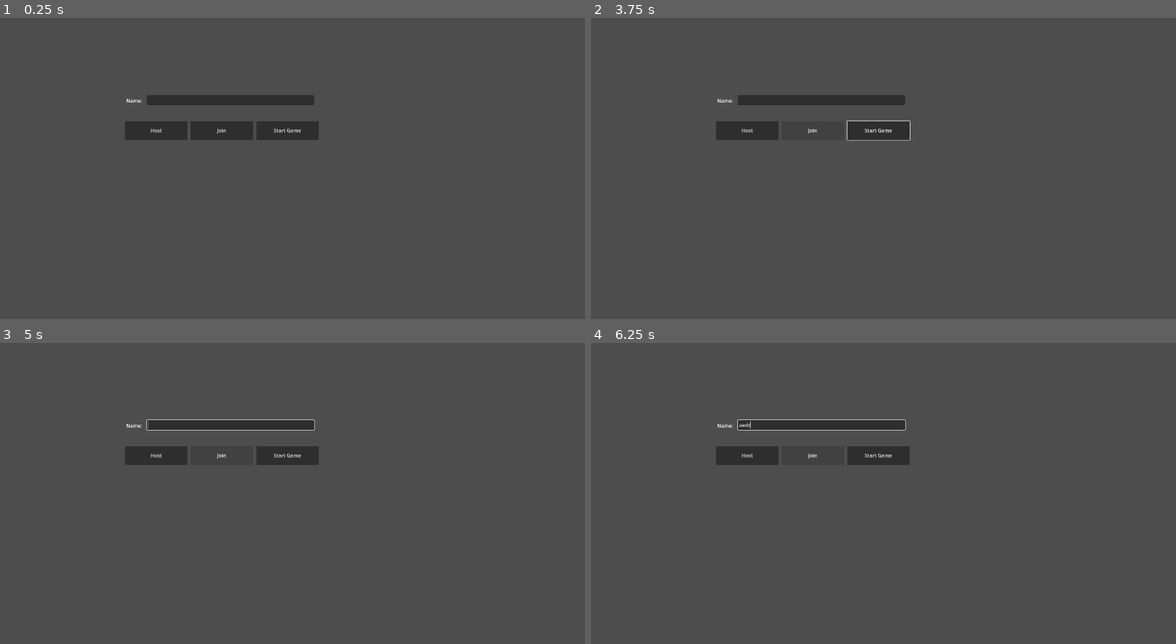
Above: before the commit, frames 1-4 (two rows, left to right).
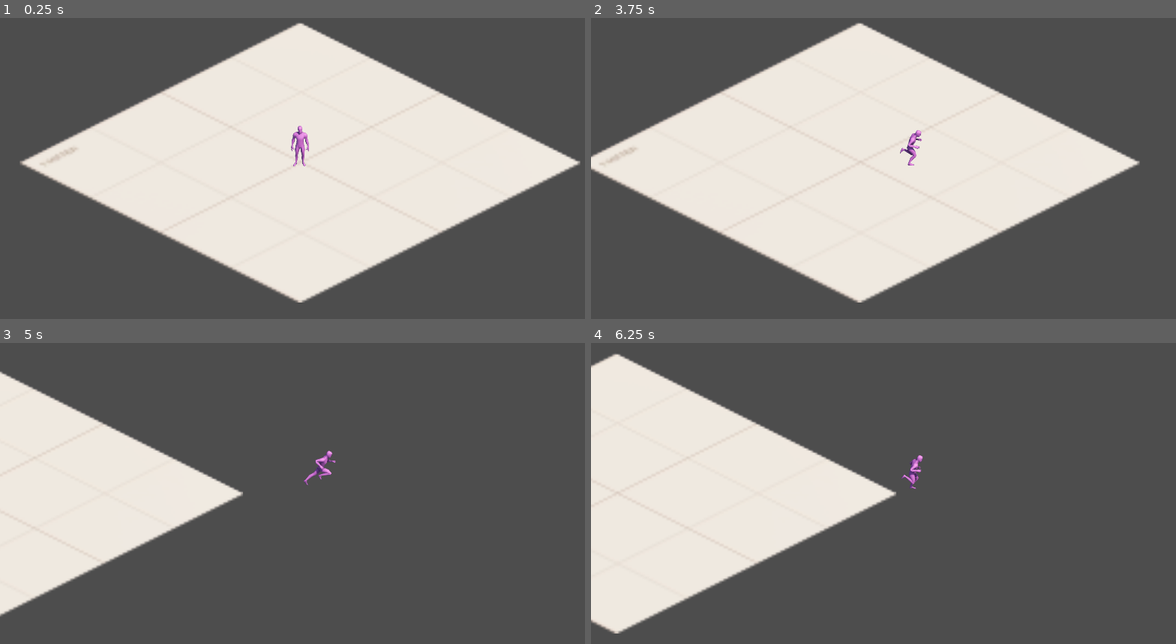
Above: after the commit, the same moments.

Repository: BenjaminSundvall/untitled-rpg
Game: Godot game, scene res://areas/TestArea.tscn
The game is run twice, just before and just after one commit, with the same random seed, the same clock (stepped at 60 frames per second) and the same inputs. Before the commit the project starts from res://old_experiments/MultiplayerTest/MultiplayerScene.tscn.
Inputs (mouse positions are in pixels of both pictures, inside the frame that each line leads up to):
- Up to frame 1 (0.25 s): no input
- Up to frame 2 (3.75 s): click (877, 129) at 0.5 s, where only the run before the commit has a clickable "Start Game"; click (877, 129) at 1.25 s, where only the run before the commit has a clickable "Start Game"; click (748, 129) at 2 s, where only the run before the commit has a clickable "Host"; click (813, 129) at 2.75 s, where only the run before the commit has a clickable "Join"; hold D (mov_right) from 3.53 s (still down); tap Q (bat_action_1) at 3.6 s
- Up to frame 3 (5 s): keep holding D (mov_right); tap W (bat_action_2) at 4.35 s; tap Enter (ui_accept) at 4.52 s
- Up to frame 4 (6.25 s): release D (mov_right) at 5.03 s; hold A (mov_left) 5.03-5.78 s; tap E (bat_action_3) at 5.1 s; hold D (mov_right) from 5.78 s (still down); tap R (bat_action_4) at 5.85 s; tap Enter (ui_accept) at 6.02 s

The runs differ from the first frame. In frame 1, 45% of the frame differs, in the area x 3-100%, y 1-95%; in frame 2, 45%; in frame 3, 19%; in frame 4, 28%.
Error before the commit: Parse Error: Identifier "GameManager" not declared in the current scope. (res://old_experiments/MultiplayerTest/MultiplayerController.gd:40)

Commit message:
Input handler and free movement

Diff:
--- /dev/null
+++ b/godot/areas/TestArea.tscn
@@ -0,0 +1,16 @@
+[gd_scene load_steps=4 format=3 uid="uid://cn1bo8mdotfp6"]
+
+[ext_resource type="PackedScene" uid="uid://cq331825owjhk" path="res://characters/Character.tscn" id="1_fv2gs"]
+[ext_resource type="Texture2D" uid="uid://v3vdg5wbxspo" path="res://assets/dummy_tileset/Isometric/floor_E.png" id="1_xvdwe"]
+[ext_resource type="PackedScene" uid="uid://d2e31t8ummm22" path="res://characters/PlayerController.tscn" id="2_awsdj"]
+
+[node name="TestArea" type="Node2D"]
+
+[node name="Sprite2D" type="Sprite2D" parent="."]
+position = Vector2(0, -1350)
+scale = Vector2(7, 7)
+texture = ExtResource("1_xvdwe")
+
+[node name="Node" parent="." instance=ExtResource("2_awsdj")]
+
+[node name="Character" parent="Node" instance=ExtResource("1_fv2gs")]
--- /dev/null
+++ b/godot/characters/Character.gd
@@ -0,0 +1,31 @@
+extends CharacterBody2D
+
+# Movement
+@export var movement_speed : float = 800.0
+@export var grid_locked : bool = false
+@export var in_combat : bool = false
+var heading : int = 3
+const NUM_DIRECTIONS = 8
+
+# Combat
+@export var max_health : float = 100
+@export var health : float = max_health
+@export var atb_level : int = 3
+@export var atb_charge_time : float = 4.2
+
+
+func _physics_process(delta: float) -> void:
+    pass
+
+
+func move_dir(direction : Vector2):
+    if direction:
+        var angle_deg = rad_to_deg(direction.angle())
+        self.heading = int(round(NUM_DIRECTIONS * angle_deg / 360) + NUM_DIRECTIONS + 1) % NUM_DIRECTIONS      # 45 degree increments
+        print(self.heading)
+        $AnimatedSprite2D.play("run_" + str(self.heading))
+    else:
+        $AnimatedSprite2D.play("idle_" + str(self.heading))
+
+    self.velocity = direction * self.movement_speed * Vector2(1, 0.5)
+    move_and_slide()
--- /dev/null
+++ b/godot/characters/Character.tscn
@@ -0,0 +1,457 @@
+[gd_scene load_steps=92 format=3 uid="uid://cq331825owjhk"]
+
+[ext_resource type="Texture2D" uid="uid://bhbnfy52ayk8x" path="res://assets/dummy_tileset/Characters/Human/Human_0_Idle0.png" id="1_fk74w"]
+[ext_resource type="Script" path="res://characters/Character.gd" id="1_q60st"]
+[ext_resource type="Texture2D" uid="uid://bmnw6fdnrtw3x" path="res://assets/dummy_tileset/Characters/Human/Human_2_Idle0.png" id="2_qs4ff"]
+[ext_resource type="Texture2D" uid="uid://c1ybiv0qgy7ak" path="res://assets/dummy_tileset/Characters/Human/Human_4_Idle0.png" id="3_186rh"]
+[ext_resource type="Texture2D" uid="uid://dkfbvrempoiqa" path="res://assets/dummy_tileset/Characters/Human/Human_1_Idle0.png" id="3_fy2jr"]
+[ext_resource type="Texture2D" uid="uid://dloc762uvwwcj" path="res://assets/dummy_tileset/Characters/Human/Human_6_Idle0.png" id="4_qejes"]
+[ext_resource type="Texture2D" uid="uid://d2aaunut8pfbm" path="res://assets/dummy_tileset/Characters/Human/Human_3_Idle0.png" id="5_67l78"]
+[ext_resource type="Texture2D" uid="uid://b3bfirxjrsspk" path="res://assets/dummy_tileset/Characters/Human/Human_0_Run0.png" id="5_dfqp3"]
+[ext_resource type="Texture2D" uid="uid://2x45fnp07fk2" path="res://assets/dummy_tileset/Characters/Human/Human_0_Run1.png" id="6_eapvv"]
+[ext_resource type="Texture2D" uid="uid://cw4ht5tmednkq" path="res://assets/dummy_tileset/Characters/Human/Human_0_Run2.png" id="7_perd4"]
+[ext_resource type="Texture2D" uid="uid://dwvbrf1q8dtpf" path="res://assets/dummy_tileset/Characters/Human/Human_5_Idle0.png" id="7_tgrox"]
+[ext_resource type="Texture2D" uid="uid://c6s4kkia4j0o5" path="res://assets/dummy_tileset/Characters/Human/Human_0_Run3.png" id="8_qvnqp"]
+[ext_resource type="Texture2D" uid="uid://c6l788ybkaeqy" path="res://assets/dummy_tileset/Characters/Human/Human_7_Idle0.png" id="9_5ua54"]
+[ext_resource type="Texture2D" uid="uid://bmudrdjt4eboi" path="res://assets/dummy_tileset/Characters/Human/Human_0_Run4.png" id="9_vrkyy"]
+[ext_resource type="Texture2D" uid="uid://d1h0u3lbfhhjy" path="res://assets/dummy_tileset/Characters/Human/Human_0_Run5.png" id="10_ov5vy"]
+[ext_resource type="Texture2D" uid="uid://doftexv44cnea" path="res://assets/dummy_tileset/Characters/Human/Human_0_Run6.png" id="11_c5sbl"]
+[ext_resource type="Texture2D" uid="uid://cmqiddn88xgmu" path="res://assets/dummy_tileset/Characters/Human/Human_0_Run7.png" id="12_tt5ud"]
+[ext_resource type="Texture2D" uid="uid://brex62j22wc3a" path="res://assets/dummy_tileset/Characters/Human/Human_0_Run8.png" id="13_jowwv"]
+[ext_resource type="Texture2D" uid="uid://cd8g3ck1ralxm" path="res://assets/dummy_tileset/Characters/Human/Human_0_Run9.png" id="14_xdu5k"]
+[ext_resource type="Texture2D" uid="uid://pm5gp7no8kkp" path="res://assets/dummy_tileset/Characters/Human/Human_2_Run0.png" id="15_qo8p0"]
+[ext_resource type="Texture2D" uid="uid://bk6lwthkc782o" path="res://assets/dummy_tileset/Characters/Human/Human_2_Run1.png" id="16_rb681"]
+[ext_resource type="Texture2D" uid="uid://b66cfke6a4m44" path="res://assets/dummy_tileset/Characters/Human/Human_2_Run2.png" id="17_s1sum"]
+[ext_resource type="Texture2D" uid="uid://cs3ncb6umcna" path="res://assets/dummy_tileset/Characters/Human/Human_2_Run3.png" id="18_87p0r"]
+[ext_resource type="Texture2D" uid="uid://byo34w4mlom8h" path="res://assets/dummy_tileset/Characters/Human/Human_2_Run4.png" id="19_11k2f"]
+[ext_resource type="Texture2D" uid="uid://cw8ejoyrs5l6q" path="res://assets/dummy_tileset/Characters/Human/Human_1_Run0.png" id="20_3dera"]
+[ext_resource type="Texture2D" uid="uid://e2htqpo3wv4d" path="res://assets/dummy_tileset/Characters/Human/Human_2_Run5.png" id="20_527ys"]
+[ext_resource type="Texture2D" uid="uid://c0fq1ij186ij6" path="res://assets/dummy_tileset/Characters/Human/Human_1_Run1.png" id="21_dcb31"]
+[ext_resource type="Texture2D" uid="uid://co8atlu63avqu" path="res://assets/dummy_tileset/Characters/Human/Human_2_Run6.png" id="21_mecdc"]
+[ext_resource type="Texture2D" uid="uid://cxtag60cdak8w" path="res://assets/dummy_tileset/Characters/Human/Human_1_Run2.png" id="22_gndj4"]
+[ext_resource type="Texture2D" uid="uid://hi3r037tu80g" path="res://assets/dummy_tileset/Characters/Human/Human_2_Run7.png" id="22_wv6nf"]
+[ext_resource type="Texture2D" uid="uid://b2334s4m7moq7" path="res://assets/dummy_tileset/Characters/Human/Human_2_Run8.png" id="23_d37qc"]
+[ext_resource type="Texture2D" uid="uid://d3bqv0f0aya6v" path="res://assets/dummy_tileset/Characters/Human/Human_1_Run3.png" id="23_hkqhs"]
+[ext_resource type="Texture2D" uid="uid://bxqe4uuvu741q" path="res://assets/dummy_tileset/Characters/Human/Human_1_Run4.png" id="24_eekrx"]
+[ext_resource type="Texture2D" uid="uid://dkw1dr65orx6j" path="res://assets/dummy_tileset/Characters/Human/Human_2_Run9.png" id="24_ibv4k"]
+[ext_resource type="Texture2D" uid="uid://dey6e6cy77y0d" path="res://assets/dummy_tileset/Characters/Human/Human_1_Run5.png" id="25_qglia"]
+[ext_resource type="Texture2D" uid="uid://b5jox8foeubuf" path="res://assets/dummy_tileset/Characters/Human/Human_4_Run0.png" id="25_ybp4s"]
+[ext_resource type="Texture2D" uid="uid://8uki87txqah7" path="res://assets/dummy_tileset/Characters/Human/Human_4_Run1.png" id="26_mfxpn"]
+[ext_resource type="Texture2D" uid="uid://dywcpeu4xysal" path="res://assets/dummy_tileset/Characters/Human/Human_1_Run6.png" id="26_onb41"]
+[ext_resource type="Texture2D" uid="uid://cd0ip8rvgyoft" path="res://assets/dummy_tileset/Characters/Human/Human_1_Run7.png" id="27_3rrag"]
+[ext_resource type="Texture2D" uid="uid://ctmabp053fe5x" path="res://assets/dummy_tileset/Characters/Human/Human_4_Run2.png" id="27_rpjbt"]
+[ext_resource type="Texture2D" uid="uid://cqxa4x6e2367v" path="res://assets/dummy_tileset/Characters/Human/Human_1_Run8.png" id="28_barwg"]
+[ext_resource type="Texture2D" uid="uid://cu0cpjt8w8bqg" path="res://assets/dummy_tileset/Characters/Human/Human_4_Run3.png" id="28_wocra"]
+[ext_resource type="Texture2D" uid="uid://da15wefx1pts0" path="res://assets/dummy_tileset/Characters/Human/Human_4_Run4.png" id="29_mrotb"]
+[ext_resource type="Texture2D" uid="uid://qe1bb5yt8ntc" path="res://assets/dummy_tileset/Characters/Human/Human_1_Run9.png" id="29_q30uf"]
+[ext_resource type="Texture2D" uid="uid://blr6h167unbdf" path="res://assets/dummy_tileset/Characters/Human/Human_4_Run5.png" id="30_gapad"]
+[ext_resource type="Texture2D" uid="uid://3fko27ceou2s" path="res://assets/dummy_tileset/Characters/Human/Human_4_Run6.png" id="31_e83vt"]
+[ext_resource type="Texture2D" uid="uid://b70s3jayffjqm" path="res://assets/dummy_tileset/Characters/Human/Human_4_Run7.png" id="32_xuwax"]
+[ext_resource type="Texture2D" uid="uid://b0tw0ms1ehny8" path="res://assets/dummy_tileset/Characters/Human/Human_4_Run8.png" id="33_ba0gg"]
+[ext_resource type="Texture2D" uid="uid://bhoa64q6puhgm" path="res://assets/dummy_tileset/Characters/Human/Human_4_Run9.png" id="34_vggdb"]
+[ext_resource type="Texture2D" uid="uid://ddiwu7up25ysn" path="res://assets/dummy_tileset/Characters/Human/Human_6_Run0.png" id="35_mbluv"]
+[ext_resource type="Texture2D" uid="uid://m2puxjmynskl" path="res://assets/dummy_tileset/Characters/Human/Human_6_Run1.png" id="36_mrci8"]
+[ext_resource type="Texture2D" uid="uid://cbxfg54qjwqwc" path="res://assets/dummy_tileset/Characters/Human/Human_6_Run2.png" id="37_8w86p"]
+[ext_resource type="Texture2D" uid="uid://c0jowvjwa7wmo" path="res://assets/dummy_tileset/Characters/Human/Human_6_Run3.png" id="38_wdom0"]
+[ext_resource type="Texture2D" uid="uid://b3n8kxvf2h44o" path="res://assets/dummy_tileset/Characters/Human/Human_6_Run4.png" id="39_5hnls"]
+[ext_resource type="Texture2D" uid="uid://drndsln500ic0" path="res://assets/dummy_tileset/Characters/Human/Human_3_Run0.png" id="40_rb10s"]
+[ext_resource type="Texture2D" uid="uid://dewrgepjdh1wl" path="res://assets/dummy_tileset/Characters/Human/Human_6_Run5.png" id="40_tkr5t"]
+[ext_resource type="Texture2D" uid="uid://bhtnqb8fp7f40" path="res://assets/dummy_tileset/Characters/Human/Human_6_Run6.png" id="41_iyksn"]
+[ext_resource type="Texture2D" uid="uid://c5faxlin0i7xs" path="res://assets/dummy_tileset/Characters/Human/Human_3_Run1.png" id="41_ongjh"]
+[ext_resource type="Texture2D" uid="uid://dusxo77ql8ncs" path="res://assets/dummy_tileset/Characters/Human/Human_6_Run7.png" id="42_b16yy"]
+[ext_resource type="Texture2D" uid="uid://u7ynks72lr6m" path="res://assets/dummy_tileset/Characters/Human/Human_3_Run2.png" id="42_wy2bb"]
+[ext_resource type="Texture2D" uid="uid://dhym0ifvi8i7d" path="res://assets/dummy_tileset/Characters/Human/Human_3_Run3.png" id="43_h41ln"]
+[ext_resource type="Texture2D" uid="uid://dolp3105pjhs1" path="res://assets/dummy_tileset/Characters/Human/Human_6_Run8.png" id="43_j2efl"]
+[ext_resource type="Texture2D" uid="uid://w568fh775hxv" path="res://assets/dummy_tileset/Characters/Human/Human_6_Run9.png" id="44_ars5k"]
+[ext_resource type="Texture2D" uid="uid://xoamhji67ppw" path="res://assets/dummy_tileset/Characters/Human/Human_3_Run4.png" id="44_ngf07"]
+[ext_resource type="Texture2D" uid="uid://ciy5roi3koo8k" path="res://assets/dummy_tileset/Characters/Human/Human_3_Run5.png" id="45_ts01f"]
+[ext_resource type="Texture2D" uid="uid://l1m52kiryxj0" path="res://assets/dummy_tileset/Characters/Human/Human_3_Run6.png" id="46_0l2ic"]
+[ext_resource type="Texture2D" uid="uid://b4heosn255pl0" path="res://assets/dummy_tileset/Characters/Human/Human_3_Run7.png" id="47_rkcg8"]
+[ext_resource type="Texture2D" uid="uid://c3mntvhkxwep7" path="res://assets/dummy_tileset/Characters/Human/Human_3_Run8.png" id="48_q0kiy"]
+[ext_resource type="Texture2D" uid="uid://hvgc84k8qvxv" path="res://assets/dummy_tileset/Characters/Human/Human_3_Run9.png" id="49_t8akw"]
+[ext_resource type="Texture2D" uid="uid://c6kyyui383yxr" path="res://assets/dummy_tileset/Characters/Human/Human_5_Run0.png" id="60_x335g"]
+[ext_resource type="Texture2D" uid="uid://dh3agj03sfdvp" path="res://assets/dummy_tileset/Characters/Human/Human_5_Run1.png" id="61_wu2p3"]
+[ext_resource type="Texture2D" uid="uid://ccu4ov0nqyi0" path="res://assets/dummy_tileset/Characters/Human/Human_5_Run2.png" id="62_2crng"]
+[ext_resource type="Texture2D" uid="uid://owg3di33twng" path="res://assets/dummy_tileset/Characters/Human/Human_5_Run3.png" id="63_p3jro"]
+[ext_resource type="Texture2D" uid="uid://c02ddfqeakrj" path="res://assets/dummy_tileset/Characters/Human/Human_5_Run4.png" id="64_5hby2"]
+[ext_resource type="Texture2D" uid="uid://baoyq8vj0g4d2" path="res://assets/dummy_tileset/Characters/Human/Human_5_Run5.png" id="65_d8kxe"]
+[ext_resource type="Texture2D" uid="uid://d3rvt7061yr4c" path="res://assets/dummy_tileset/Characters/Human/Human_5_Run6.png" id="66_ec45v"]
+[ext_resource type="Texture2D" uid="uid://bd4w2rhq1dqfs" path="res://assets/dummy_tileset/Characters/Human/Human_5_Run7.png" id="67_t848h"]
+[ext_resource type="Texture2D" uid="uid://dro3rbqd3gmpt" path="res://assets/dummy_tileset/Characters/Human/Human_5_Run8.png" id="68_mptlh"]
+[ext_resource type="Texture2D" uid="uid://wb22ae85exj8" path="res://assets/dummy_tileset/Characters/Human/Human_5_Run9.png" id="69_4y03r"]
+[ext_resource type="Texture2D" uid="uid://dwrw1ogpj36it" path="res://assets/dummy_tileset/Characters/Human/Human_7_Run0.png" id="80_aimvb"]
+[ext_resource type="Texture2D" uid="uid://bpwdahmghwbua" path="res://assets/dummy_tileset/Characters/Human/Human_7_Run1.png" id="81_ojqxv"]
+[ext_resource type="Texture2D" uid="uid://dnel256qwmac7" path="res://assets/dummy_tileset/Characters/Human/Human_7_Run2.png" id="82_0wrka"]
+[ext_resource type="Texture2D" uid="uid://b2gxipwxqpg2s" path="res://assets/dummy_tileset/Characters/Human/Human_7_Run3.png" id="83_brhvt"]
+[ext_resource type="Texture2D" uid="uid://b2j33j8s1lxc3" path="res://assets/dummy_tileset/Characters/Human/Human_7_Run4.png" id="84_bhlxu"]
+[ext_resource type="Texture2D" uid="uid://jseavxb3ncd5" path="res://assets/dummy_tileset/Characters/Human/Human_7_Run5.png" id="85_qe0b3"]
+[ext_resource type="Texture2D" uid="uid://cd6yftt1gvdqf" path="res://assets/dummy_tileset/Characters/Human/Human_7_Run6.png" id="86_wul5i"]
+[ext_resource type="Texture2D" uid="uid://b34uxsxsqc5gm" path="res://assets/dummy_tileset/Characters/Human/Human_7_Run7.png" id="87_flkch"]
+[ext_resource type="Texture2D" uid="uid://cjb4560rqu6xi" path="res://assets/dummy_tileset/Characters/Human/Human_7_Run8.png" id="88_a1mal"]
+[ext_resource type="Texture2D" uid="uid://ccjh0qcqeqfui" path="res://assets/dummy_tileset/Characters/Human/Human_7_Run9.png" id="89_dj3uc"]
+
+[sub_resource type="SpriteFrames" id="SpriteFrames_lqq7m"]
+animations = [{
+"frames": [{
+"duration": 1.0,
+"texture": ExtResource("1_fk74w")
+}],
+"loop": true,
+"name": &"idle_0",
+"speed": 20.0
+}, {
+"frames": [{
+"duration": 1.0,
+"texture": ExtResource("3_fy2jr")
+}],
+"loop": true,
+"name": &"idle_1",
+"speed": 5.0
+}, {
+"frames": [{
+"duration": 1.0,
+"texture": ExtResource("2_qs4ff")
+}],
+"loop": true,
+"name": &"idle_2",
+"speed": 20.0
+}, {
+"frames": [{
+"duration": 1.0,
+"texture": ExtResource("5_67l78")
+}],
+"loop": true,
+"name": &"idle_3",
+"speed": 5.0
+}, {
+"frames": [{
+"duration": 1.0,
+"texture": ExtResource("3_186rh")
+}],
+"loop": true,
+"name": &"idle_4",
+"speed": 20.0
+}, {
+"frames": [{
+"duration": 1.0,
+"texture": ExtResource("7_tgrox")
+}],
+"loop": true,
+"name": &"idle_5",
+"speed": 5.0
+}, {
+"frames": [{
+"duration": 1.0,
+"texture": ExtResource("4_qejes")
+}],
+"loop": true,
+"name": &"idle_6",
+"speed": 20.0
+}, {
+"frames": [{
+"duration": 1.0,
+"texture": ExtResource("9_5ua54")
+}],
+"loop": true,
+"name": &"idle_7",
+"speed": 5.0
+}, {
+"frames": [{
+"duration": 1.0,
+"texture": ExtResource("5_dfqp3")
+}, {
+"duration": 1.0,
+"texture": ExtResource("6_eapvv")
+}, {
+"duration": 1.0,
+"texture": ExtResource("7_perd4")
+}, {
+"duration": 1.0,
+"texture": ExtResource("8_qvnqp")
+}, {
+"duration": 1.0,
+"texture": ExtResource("9_vrkyy")
+}, {
+"duration": 1.0,
+"texture": ExtResource("10_ov5vy")
+}, {
+"duration": 1.0,
+"texture": ExtResource("11_c5sbl")
+}, {
+"duration": 1.0,
+"texture": ExtResource("12_tt5ud")
+}, {
+"duration": 1.0,
+"texture": ExtResource("13_jowwv")
+}, {
+"duration": 1.0,
+"texture": ExtResource("14_xdu5k")
+}],
+"loop": true,
+"name": &"run_0",
+"speed": 20.0
+}, {
+"frames": [{
+"duration": 1.0,
+"texture": ExtResource("20_3dera")
+}, {
+"duration": 1.0,
+"texture": ExtResource("21_dcb31")
+}, {
+"duration": 1.0,
+"texture": ExtResource("22_gndj4")
+}, {
+"duration": 1.0,
+"texture": ExtResource("23_hkqhs")
+}, {
+"duration": 1.0,
+"texture": ExtResource("24_eekrx")
+}, {
+"duration": 1.0,
+"texture": ExtResource("25_qglia")
+}, {
+"duration": 1.0,
+"texture": ExtResource("26_onb41")
+}, {
+"duration": 1.0,
+"texture": ExtResource("27_3rrag")
+}, {
+"duration": 1.0,
+"texture": ExtResource("28_barwg")
+}, {
+"duration": 1.0,
+"texture": ExtResource("29_q30uf")
+}],
+"loop": true,
+"name": &"run_1",
+"speed": 20.0
+}, {
+"frames": [{
+"duration": 1.0,
+"texture": ExtResource("15_qo8p0")
+}, {
+"duration": 1.0,
+"texture": ExtResource("16_rb681")
+}, {
+"duration": 1.0,
+"texture": ExtResource("17_s1sum")
+}, {
+"duration": 1.0,
+"texture": ExtResource("18_87p0r")
+}, {
+"duration": 1.0,
+"texture": ExtResource("19_11k2f")
+}, {
+"duration": 1.0,
+"texture": ExtResource("20_527ys")
+}, {
+"duration": 1.0,
+"texture": ExtResource("21_mecdc")
+}, {
+"duration": 1.0,
+"texture": ExtResource("22_wv6nf")
+}, {
+"duration": 1.0,
+"texture": ExtResource("23_d37qc")
+}, {
+"duration": 1.0,
+"texture": ExtResource("24_ibv4k")
+}],
+"loop": true,
+"name": &"run_2",
+"speed": 20.0
+}, {
+"frames": [{
+"duration": 1.0,
+"texture": ExtResource("40_rb10s")
+}, {
+"duration": 1.0,
+"texture": ExtResource("41_ongjh")
+}, {
+"duration": 1.0,
+"texture": ExtResource("42_wy2bb")
+}, {
+"duration": 1.0,
+"texture": ExtResource("43_h41ln")
+}, {
+"duration": 1.0,
+"texture": ExtResource("44_ngf07")
+}, {
+"duration": 1.0,
+"texture": ExtResource("45_ts01f")
+}, {
+"duration": 1.0,
+"texture": ExtResource("46_0l2ic")
+}, {
+"duration": 1.0,
+"texture": ExtResource("47_rkcg8")
+}, {
+"duration": 1.0,
+"texture": ExtResource("48_q0kiy")
+}, {
+"duration": 1.0,
+"texture": ExtResource("49_t8akw")
+}],
+"loop": true,
+"name": &"run_3",
+"speed": 20.0
+}, {
+"frames": [{
+"duration": 1.0,
+"texture": ExtResource("25_ybp4s")
+}, {
+"duration": 1.0,
+"texture": ExtResource("26_mfxpn")
+}, {
+"duration": 1.0,
+"texture": ExtResource("27_rpjbt")
+}, {
+"duration": 1.0,
+"texture": ExtResource("28_wocra")
+}, {
+"duration": 1.0,
+"texture": ExtResource("29_mrotb")
+}, {
+"duration": 1.0,
+"texture": ExtResource("30_gapad")
+}, {
+"duration": 1.0,
+"texture": ExtResource("31_e83vt")
+}, {
+"duration": 1.0,
+"texture": ExtResource("32_xuwax")
+}, {
+"duration": 1.0,
+"texture": ExtResource("33_ba0gg")
+}, {
+"duration": 1.0,
+"texture": ExtResource("34_vggdb")
+}],
+"loop": true,
+"name": &"run_4",
+"speed": 20.0
+}, {
+"frames": [{
+"duration": 1.0,
+"texture": ExtResource("60_x335g")
+}, {
+"duration": 1.0,
+"texture": ExtResource("61_wu2p3")
+}, {
+"duration": 1.0,
+"texture": ExtResource("62_2crng")
+}, {
+"duration": 1.0,
+"texture": ExtResource("63_p3jro")
+}, {
+"duration": 1.0,
+"texture": ExtResource("64_5hby2")
+}, {
+"duration": 1.0,
+"texture": ExtResource("65_d8kxe")
+}, {
+"duration": 1.0,
+"texture": ExtResource("66_ec45v")
+}, {
+"duration": 1.0,
+"texture": ExtResource("67_t848h")
+}, {
+"duration": 1.0,
+"texture": ExtResource("68_mptlh")
+}, {
+"duration": 1.0,
+"texture": ExtResource("69_4y03r")
+}],
+"loop": true,
+"name": &"run_5",
+"speed": 20.0
+}, {
+"frames": [{
+"duration": 1.0,
+"texture": ExtResource("35_mbluv")
+}, {
+"duration": 1.0,
+"texture": ExtResource("36_mrci8")
+}, {
+"duration": 1.0,
+"texture": ExtResource("37_8w86p")
+}, {
+"duration": 1.0,
+"texture": ExtResource("38_wdom0")
+}, {
+"duration": 1.0,
+"texture": ExtResource("39_5hnls")
+}, {
+"duration": 1.0,
+"texture": ExtResource("40_tkr5t")
+}, {
+"duration": 1.0,
+"texture": ExtResource("41_iyksn")
+}, {
+"duration": 1.0,
+"texture": ExtResource("42_b16yy")
+}, {
+"duration": 1.0,
+"texture": ExtResource("43_j2efl")
+}, {
+"duration": 1.0,
+"texture": ExtResource("44_ars5k")
+}],
+"loop": true,
+"name": &"run_6",
+"speed": 20.0
+}, {
+"frames": [{
+"duration": 1.0,
+"texture": ExtResource("80_aimvb")
+}, {
+"duration": 1.0,
+"texture": ExtResource("81_ojqxv")
+}, {
+"duration": 1.0,
+"texture": ExtResource("82_0wrka")
+}, {
+"duration": 1.0,
+"texture": ExtResource("83_brhvt")
+}, {
+"duration": 1.0,
+"texture": ExtResource("84_bhlxu")
+}, {
+"duration": 1.0,
+"texture": ExtResource("85_qe0b3")
+}, {
+"duration": 1.0,
+"texture": ExtResource("86_wul5i")
+}, {
+"duration": 1.0,
+"texture": ExtResource("87_flkch")
+}, {
+"duration": 1.0,
+"texture": ExtResource("88_a1mal")
+}, {
+"duration": 1.0,
+"texture": ExtResource("89_dj3uc")
+}],
+"loop": true,
+"name": &"run_7",
+"speed": 20.0
+}]
+
+[sub_resource type="CircleShape2D" id="CircleShape2D_26rx1"]
+
+[node name="Character" type="CharacterBody2D"]
+script = ExtResource("1_q60st")
+
+[node name="AnimatedSprite2D" type="AnimatedSprite2D" parent="."]
+position = Vector2(0, -195)
+sprite_frames = SubResource("SpriteFrames_lqq7m")
+animation = &"idle_3"
+frame_progress = 0.881533
+
+[node name="CollisionShape2D" type="CollisionShape2D" parent="."]
+scale = Vector2(2.5, 1.5)
+shape = SubResource("CircleShape2D_26rx1")
+
+[node name="Camera2D" type="Camera2D" parent="."]
+position_smoothing_enabled = true
+position_smoothing_speed = 10.0
--- /dev/null
+++ b/godot/characters/PlayerController.gd
@@ -0,0 +1,14 @@
+extends Node
+
+# @export var PlayerCharacter: PackedScene
+
+
+# Called when the node enters the scene tree for the first time.
+func _ready() -> void:
+    pass # Replace with function body.
+
+
+# Called every frame. 'delta' is the elapsed time since the previous frame.
+func _process(delta: float) -> void:
+    var direction := Input.get_vector("mov_left", "mov_right", "mov_up", "mov_down")
+    $Character.move_dir(direction)
--- /dev/null
+++ b/godot/characters/PlayerController.tscn
@@ -0,0 +1,6 @@
+[gd_scene load_steps=2 format=3 uid="uid://d2e31t8ummm22"]
+
+[ext_resource type="Script" path="res://characters/PlayerController.gd" id="1_lkyod"]
+
+[node name="Node" type="Node"]
+script = ExtResource("1_lkyod")
--- a/godot/project.godot
+++ b/godot/project.godot
@@ -11,7 +11,7 @@
 [application]
 
 config/name="godot/untitled-rpg"
-run/main_scene="res://old_experiments/MultiplayerTest/MultiplayerScene.tscn"
+run/main_scene="res://areas/TestArea.tscn"
 config/features=PackedStringArray("4.2", "Mobile")
 config/icon="res://assets/icon.svg"
 
